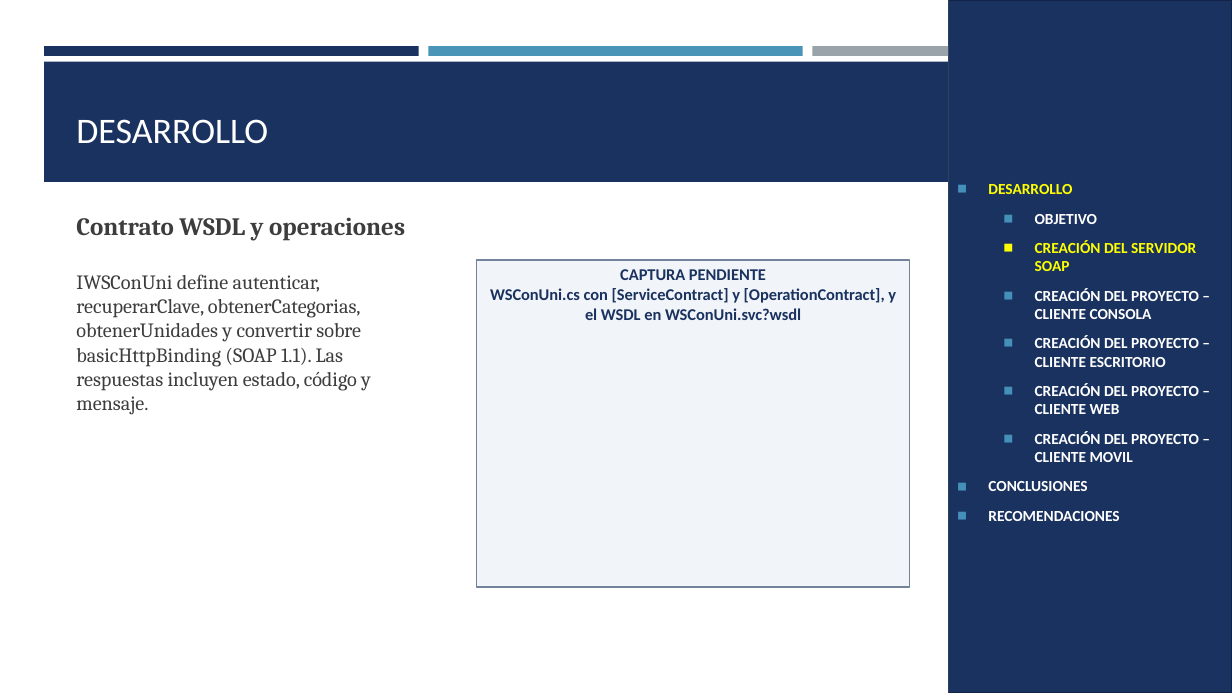
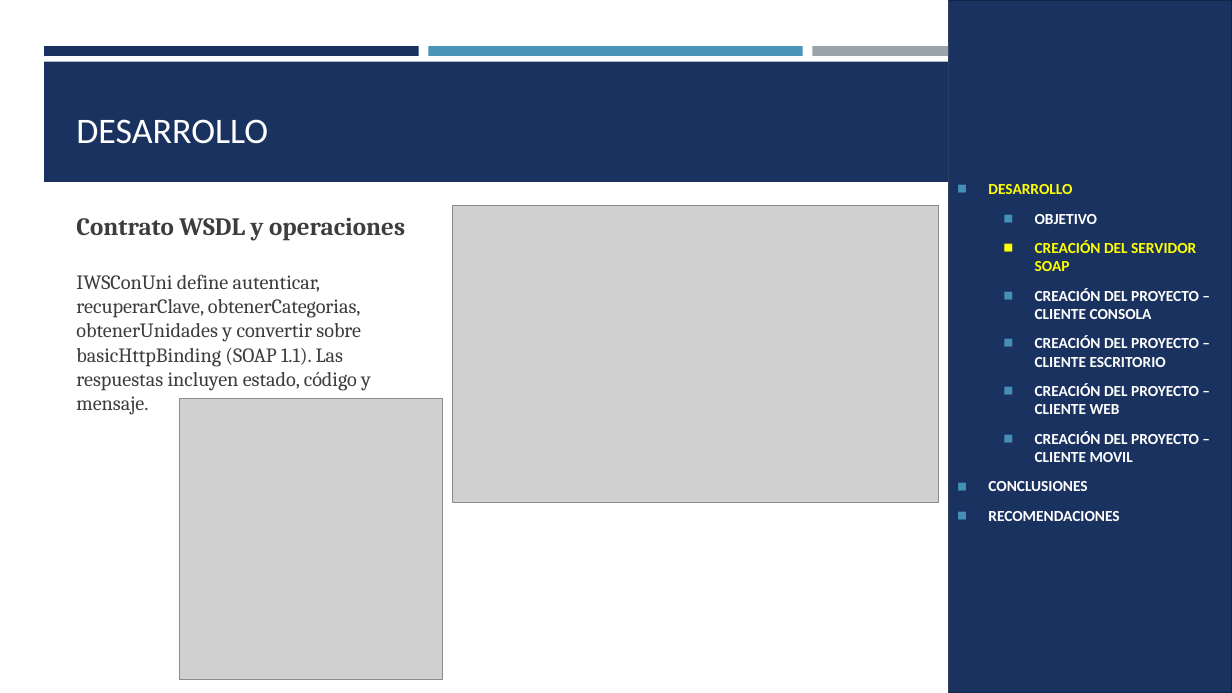
Before and after one commit to luis-sagx/arquitectura, a slide deck: slide 5 of TI.1.2 PAO202651_SOAP_DOTNET_SINBDD_NRC36883_GR09/05. DOCUMENTACION/PRESENTACION_TECNICA_GR09.pptx. Drawn at 1232x693 pixels with LibreOffice and Linux fonts; fonts in the diff are those of the drawing; grey boxes stand for pictures. Boxes give left, top, right and bottom in pixels: in the first picture for what was removed or moved away, otherwise in the second. Text is boxed around its words. In the diff, an @@ line names an element or a change of style, - is before the commit and + after.

Commit message:
Completa capturas de las presentaciones y corrige la ejecución de los clientes
- TI.1.1: clase principal del cliente de escritorio y URL local del cliente móvil
- TI.1.2: el cliente MAUI usa localhost:14028 con adb reverse
- TI.1.3: corrige la URL de las pruebas de integración y agrega nbactions.xml al cliente de consola
- TI.1.4: elimina el proyecto duplicado .Verification y agrega VerificarHttp.ps1 a las pruebas del servidor
- Presentaciones: capturas reales y recuadros pendientes para los diagramas

```diff
--- a/TI.1.2 PAO202651_SOAP_DOTNET_SINBDD_NRC36883_GR09/05. DOCUMENTACION/PRESENTACION_TECNICA_GR09.pptx
+++ b/TI.1.2 PAO202651_SOAP_DOTNET_SINBDD_NRC36883_GR09/05. DOCUMENTACION/PRESENTACION_TECNICA_GR09.pptx
@@ picture added at (452,206,938,503) @@
@@ rectangle removed at (477,260,910,587) @@
-CAPTURA PENDIENTE
-WSConUni.cs con [ServiceContract] y [OperationContract], y el WSDL en WSConUni.svc?wsdl
@@ picture added at (180,398,443,679) @@
```
Also in this commit, not shown: 25 other slides changed, 16 other files.
